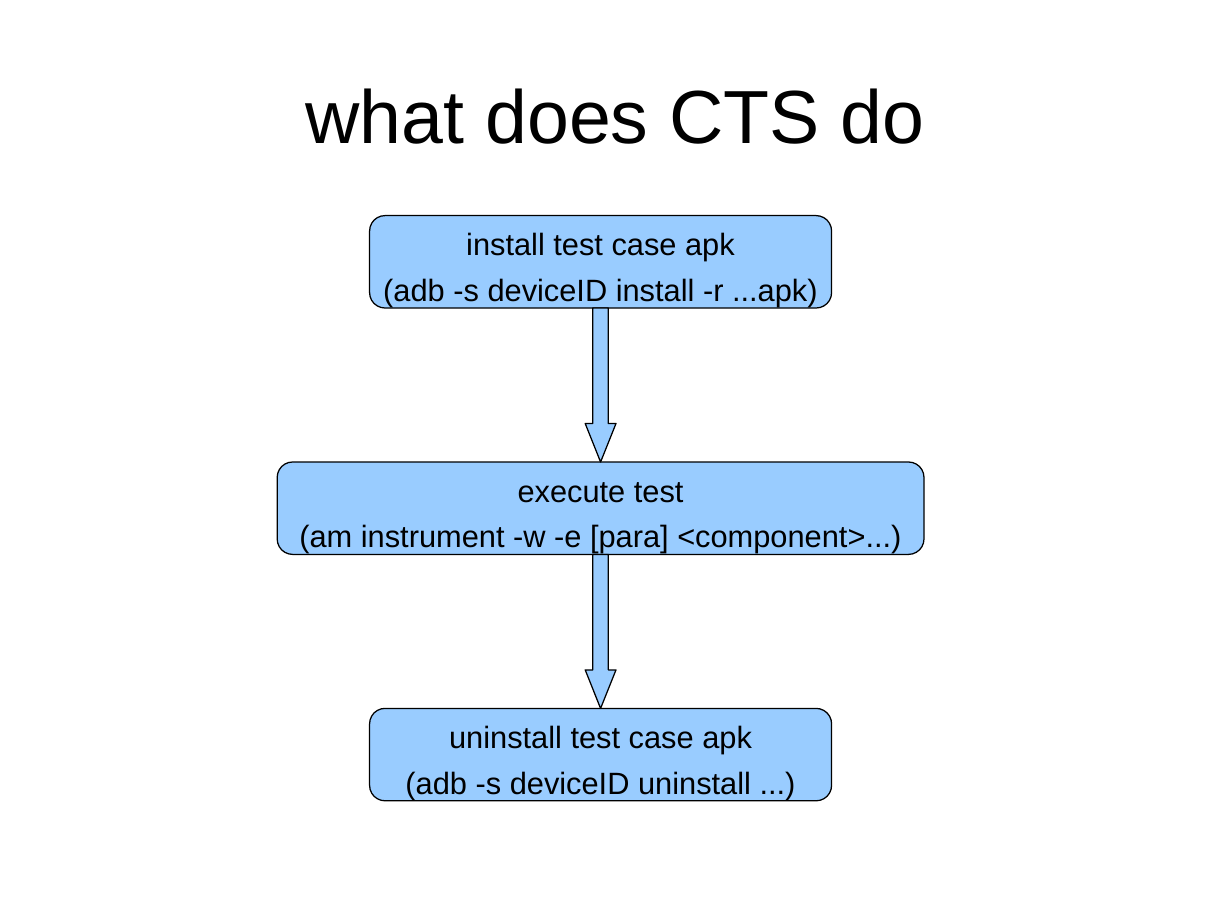
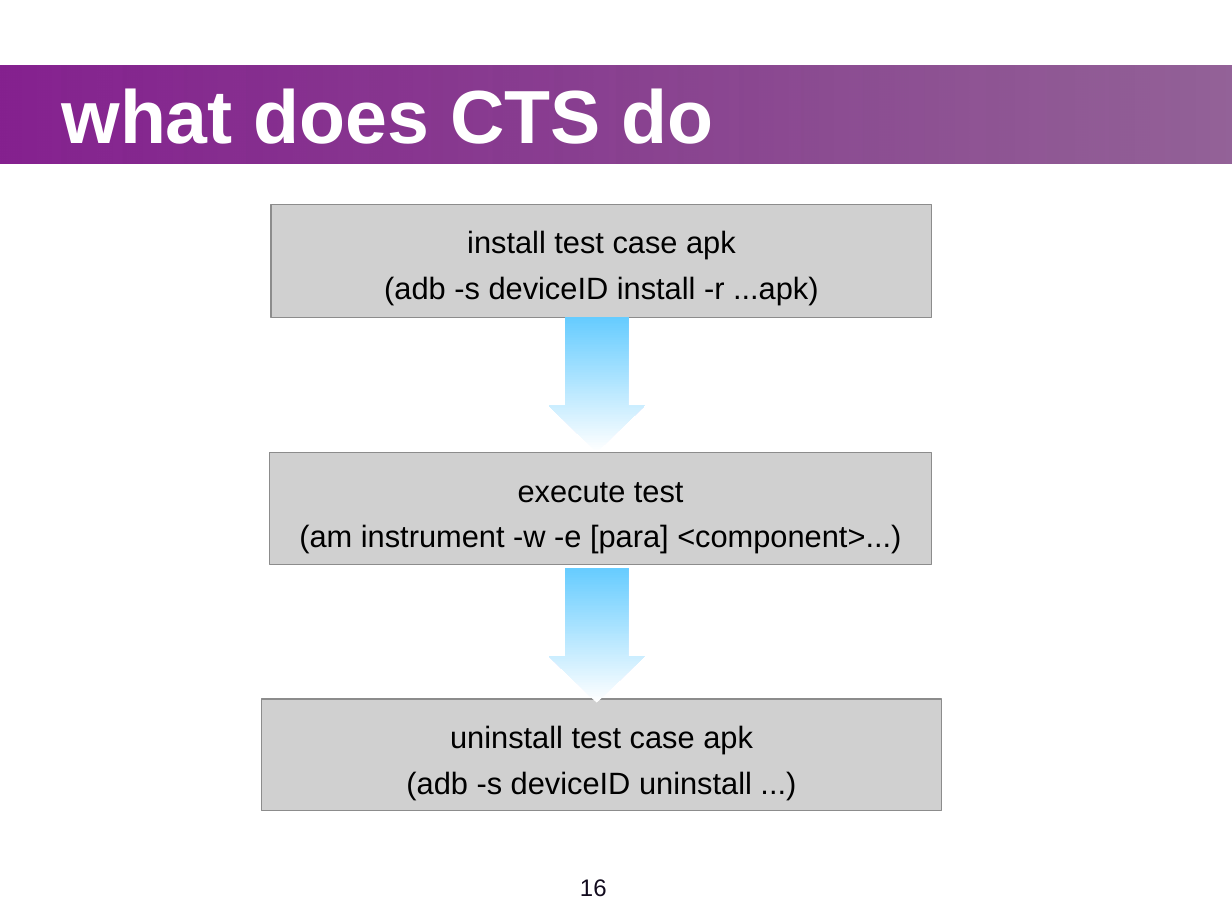
Before and after one commit to widerules/system-information, a slide deck: slide 16 of cts/CTS-training.ppt. Drawn at 1232x924 pixels with LibreOffice and Linux fonts; fonts in the diff are those of the drawing; grey boxes stand for pictures; background and template pictures are left out. Boxes give left, top, right and bottom in pixels: in the first picture for what was removed or moved away, otherwise in the second. Text is boxed around its words. In the diff, an @@ line names an element or a change of style, - is before the commit and + after.

Commit message:
jingtao: change style for all CTS slides

```diff
--- a/cts/CTS-training.ppt
+++ b/cts/CTS-training.ppt
@@ text "what does CTS do" at (62, 88, 713, 144): text colour #000000 to #FFFFFF, bold on; alignment centre to left @@
@@ rectangle added at (0, 65, 1232, 163), fill gradient #85218F to #611868 @@
@@ picture added at (271, 205, 931, 318) @@
@@ text "install test case apk": place and size @@
-text "install test case apk" at (370, 216, 832, 308)
+text "install test case apk" at (384, 230, 819, 305)
@@ up arrow added at (548, 318, 644, 452), fill gradient #FFFFFF to #66CCFF @@
@@ down arrow removed at (585, 308, 616, 462) @@
@@ picture added at (270, 452, 931, 564) @@
@@ text "execute test": place and size @@
-text "execute test" at (277, 462, 924, 554)
+text "execute test" at (299, 482, 901, 553)
@@ up arrow added at (548, 568, 644, 702), fill gradient #FFFFFF to #66CCFF @@
@@ down arrow removed at (585, 554, 616, 708) @@
@@ picture added at (261, 699, 941, 811) @@
@@ fill #99CCFF to none; outline #000000 0.74 pt to none in 3 elements at (299, 482, 901, 553), (384, 230, 819, 305), (406, 725, 753, 799) @@
@@ text "uninstall test case apk": place and size @@
-text "uninstall test case apk" at (370, 708, 832, 801)
+text "uninstall test case apk" at (406, 725, 753, 799)
@@ page number added at (580, 879, 607, 897), 14 pt, text #120B1E @@
+16
```
Also in this commit, not shown: 36 other slides changed, 2 slides added, 3 slides removed, 2 other files.
